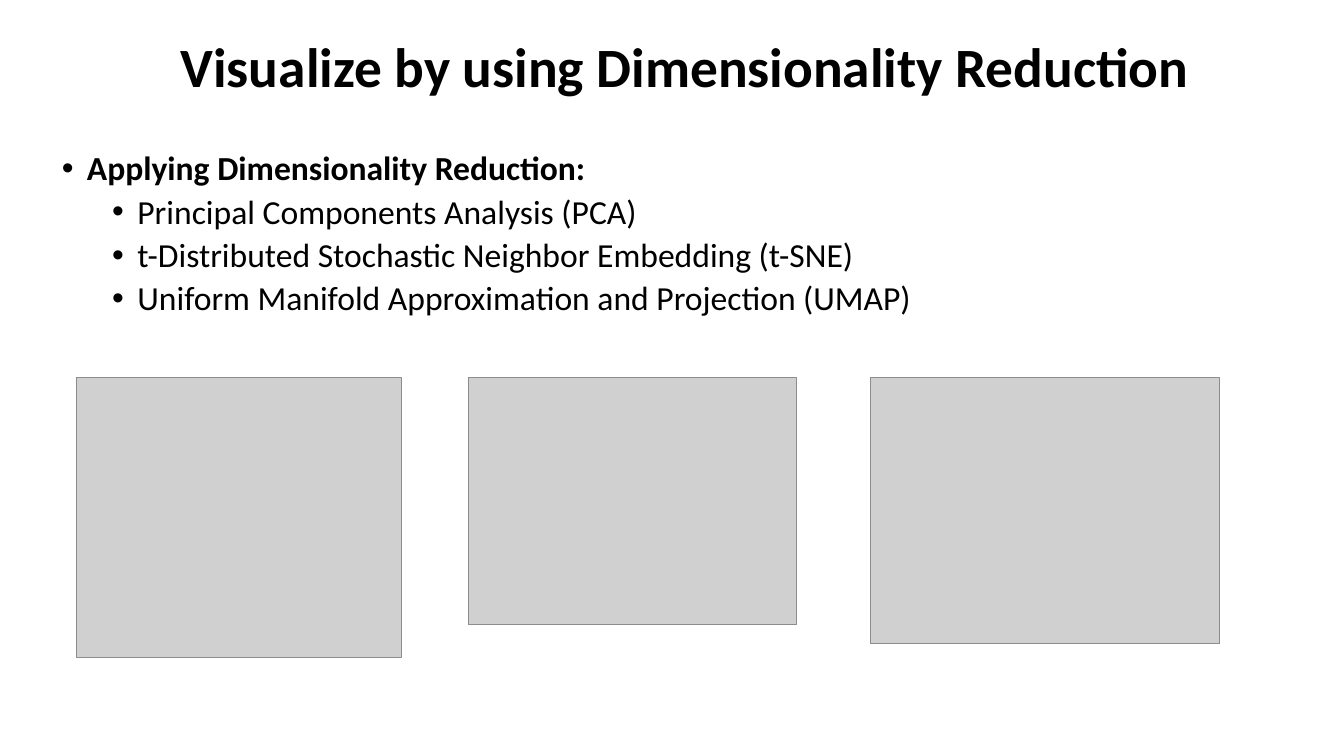
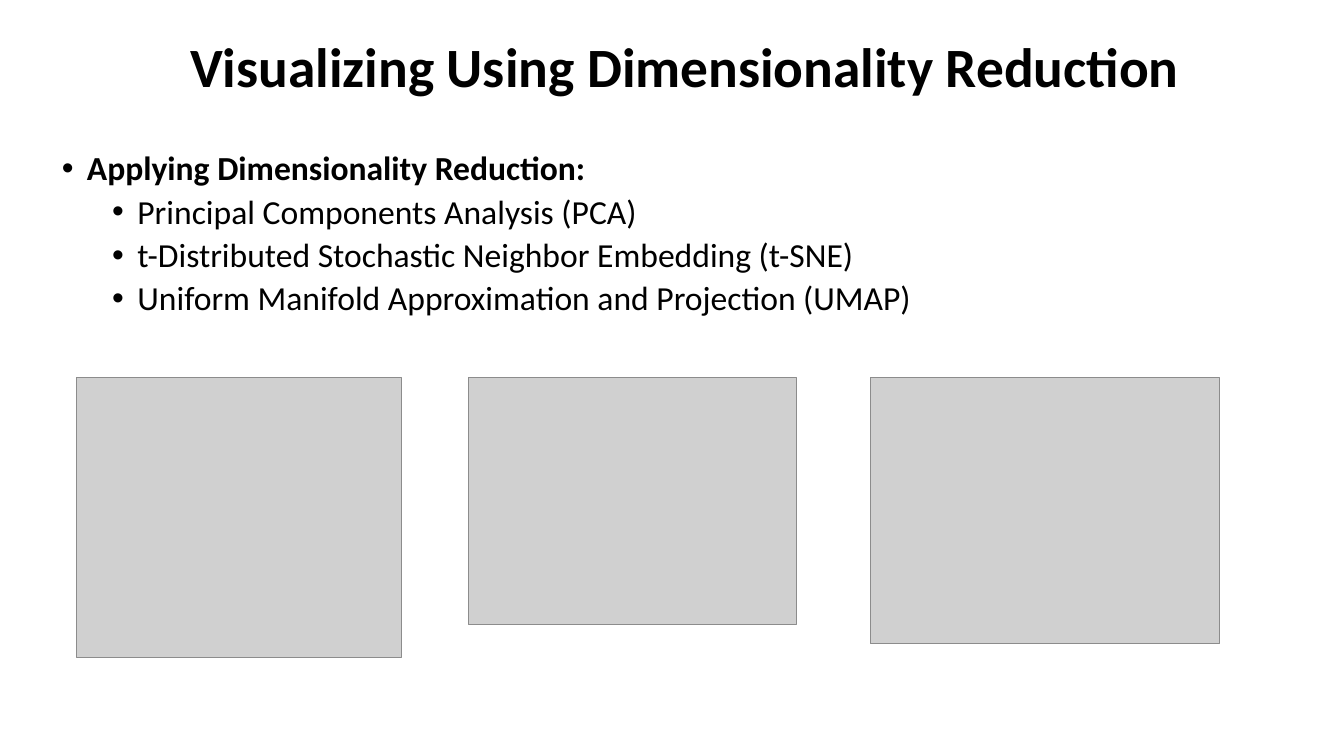
Before and after one commit to parichehrma/PariMa1, a slide deck: slide 9 of Customers Segmentation based on their Credit Card usage.pptx. Drawn at 1344x756 pixels with LibreOffice and Linux fonts; fonts in the diff are those of the drawing; grey boxes stand for pictures. Boxes give left, top, right and bottom in pixels: in the first picture for what was removed or moved away, otherwise in the second. Text is boxed around its words. In the diff, an @@ line names an element or a change of style, - is before the commit and + after.

```diff
--- a/Customers Segmentation based on their Credit Card usage.pptx
+++ b/Customers Segmentation based on their Credit Card usage.pptx
@@ title at [190,48,1179,97]: text changed @@
-Visualize by using Dimensionality Reduction
+Visualizing Using Dimensionality Reduction
```
Also in this commit, not shown: 28 other slides changed, 1 other file.
